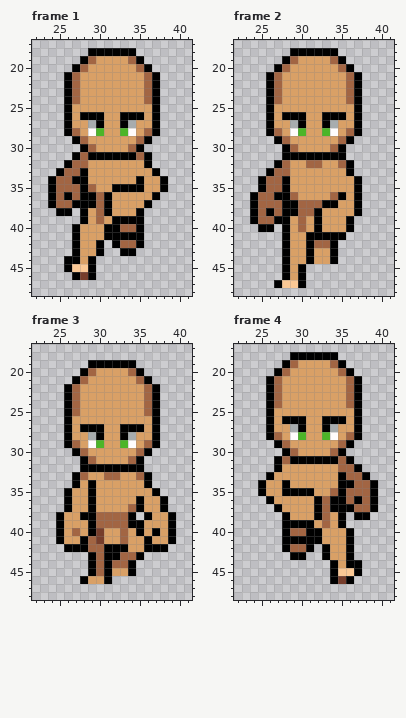
Pixel-art file -- assets/sprites/player/Run_Base/Run_Down.aseprite. Above, as it was before the edit.
64x64 pixels, 6 frames. Shown: frame 1: x 22..41, y 17..48; frame 2: x 22..41, y 17..48; frame 3: x 22..41, y 17..48; frame 4: x 22..41, y 17..48. The commit also changed other frames, which this record leaves out.
Now the later version:
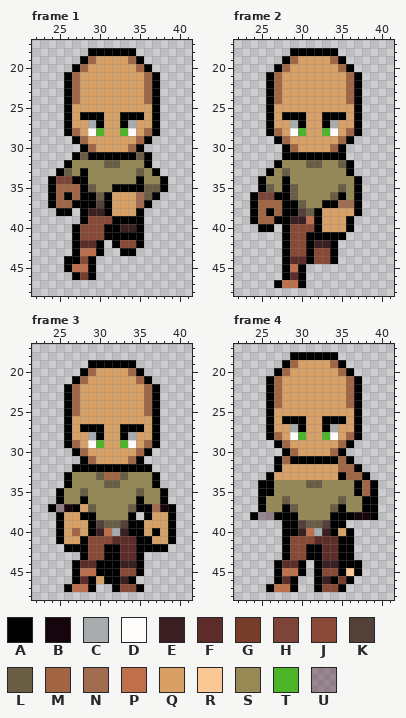
Palette (. is transparent): A #000000  B #16050d  C #a7acae  D #fffcfc  E #391f21  F #5d2c28  G #763d2b  H #7d4538  J #8a4836  K #524039  L #695d43  M #a26543  N #a06b4e  P #bf6f4a  Q #d9a066  R #fac895  S #968954  T #4cb528  U #3c0e245d
Change:
layer "Body/Legs" added
layer "Body/Chest" added
layer "Body/Arm_R" added
layer "Layer 1" added
layer "Legs" removed
layer "Chest" removed
layer "Arm_R" removed
Changed rows in their new state; - is an unchanged pixel.
Frame 1, layer "Layer 1":
first column x 25:
31 ---L------L--
32 --SSSSLLSSS--
33 -LS-SSSSSSLS-
34 HH--SSSSSS-SS
35 ----LSS----LL
36 -----L----NL-
37 -----K----N--
38 ----EE-------
39 ----JJJ------
40 ---JJJ--EE---
41 ---JJJ-------
42 ---FF---JJ---
43 ---PP--------
44 ---J---------
45 --PP---------
Frame 2, layer "Layer 1":
first column x 25:
32 ---SSSLLSSL-
33 --SLSSSSSSS-
34 -SS-SSSSSSSS
35 -LS-LSSSSSLS
36 HH--LSSSSL-S
37 -----LSS--NN
38 -----KL-----
39 ----EEP-----
40 ----JJJ-----
41 ----JJ------
42 ----JJ-EE---
43 ----JJ-JJ---
44 ----FF-JJ---
45 ----P-------
46 ----F-------
47 ---PP-------
Frame 3, layer "Layer 1":
first column x 24:
32 ---A--------A---
33 --ASSSL--LSSSA--
34 --ASSSSLLSSSSA--
35 -ASSLSSSSSSLSSA-
36 -ASSASSSSSS-SS--
37 AUBA-LSSSSL-ANBA
38 ------SSSS------
39 ------KLLK------
40 ------EPCEA-----
41 -----JJJFFFA----
42 -----JJ--FFA----
43 ----AJJ--FF-----
44 ---AFFA-AEEA----
45 ---APPA-AJJA----
46 ---AFA--AEA-----
47 --APPA--AJJA----
Frame 4, layer "Layer 1":
first column x 24:
34 --ASSSSLLSSSSA--
35 --ASSSSSSSSSSA--
36 -ASSLSSSSSSLSSA-
37 -ASSALSSSSL-SSA-
38 AUUA-ASSSSA-ABBA
39 ------KLLKA-----
40 -----AEPCEA-----
41 -----JJJFFFA----
42 -----JJ-AFFA----
43 ----AJJAAFFA----
44 ---AFFA-AEEA----
45 ---APPA-AJJA----
46 ---AFA--AE------
47 --APPA--AJJA----
